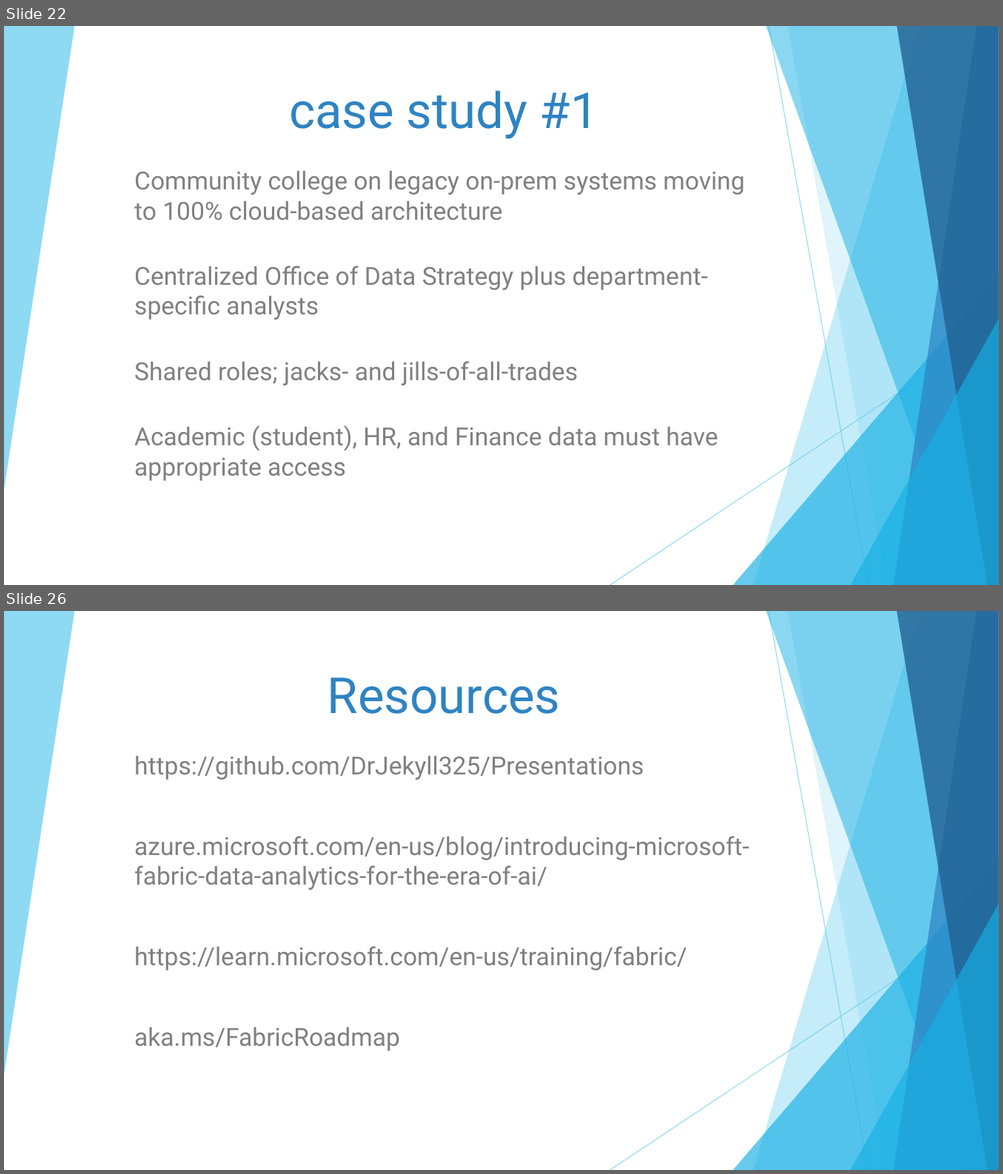
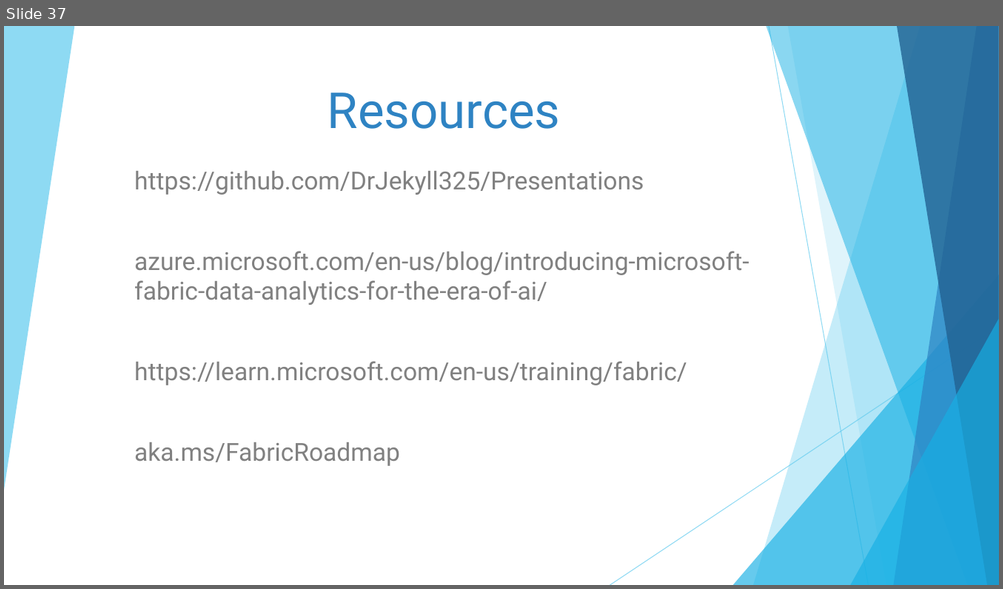
Before and after one commit to DrJekyll325/Presentations, a slide deck: General Data Warehousing/20260627 - SQL Saturday Austin - A Gentle (Re-) Introduction to Dimensional Modeling.pptx. Shown one above the other, each under a label of ours: slides 22 and 26 before the commit, slide 37 after it; the slides between them are not shown. The pictures are 1003x1174 and 1003x589 pixels, drawn with LibreOffice and Linux fonts; fonts in the diff are those of the drawing. Boxes give left, top, right and bottom in pixels: in the first picture for what was removed or moved away, otherwise in the second. Text is boxed around its words. In the diff, an @@ line names an element or a change of style, - is before the commit and + after.

```diff
--- a/General Data Warehousing/20260627 - SQL Saturday Austin - A Gentle (Re-) Introduction to Dimensional Modeling.pptx
+++ b/General Data Warehousing/20260627 - SQL Saturday Austin - A Gentle (Re-) Introduction to Dimensional Modeling.pptx
@@ slide 22 removed at [4, 26, 999, 585], background #FFFFFF; not listed: 10 template elements that a slide beside it also shows @@
@@ title removed at [289, 90, 598, 139] @@
-case study #1
@@ subtitle removed at [134, 171, 744, 481] @@
-Community college on legacy on-prem systems moving to 100% cloud-based architecture
-Centralized Office of Data Strategy plus department-specific analysts
-Shared roles; jacks- and jills-of-all-trades
-Academic (student), HR, and Finance data must have appropriate access
@@ what was slide 26 is now slide 37 @@
```
Also in this commit, not shown: 1 slide changed, 34 slides added, 22 other slides removed, 1 other file.
